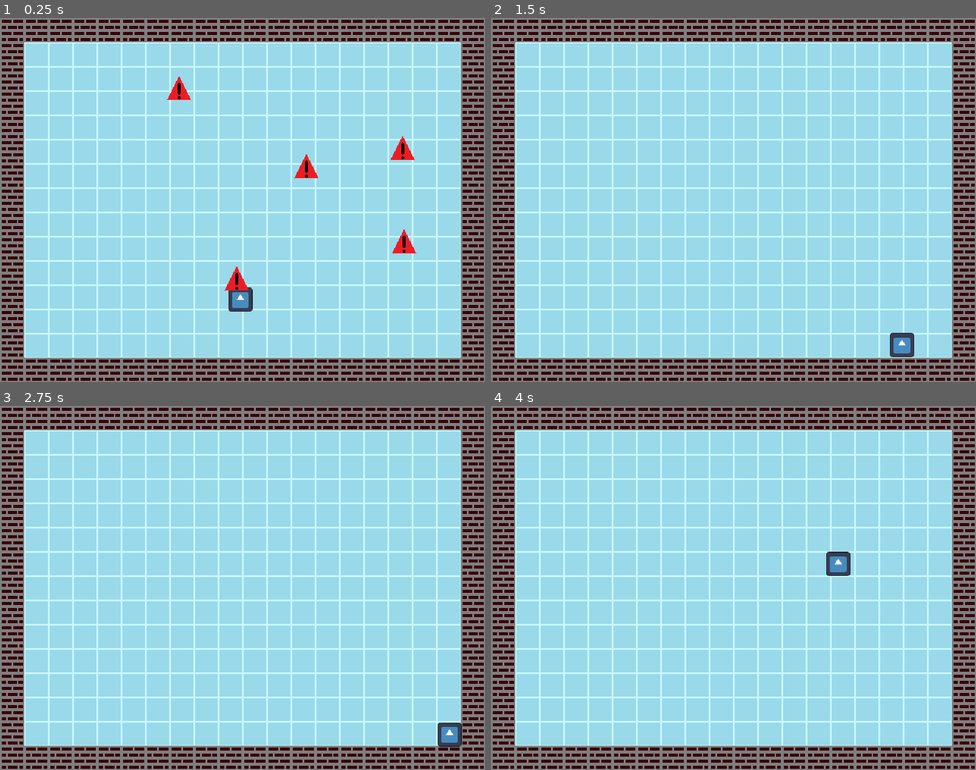
Above: before the commit, frames 1-4 (two rows, left to right).
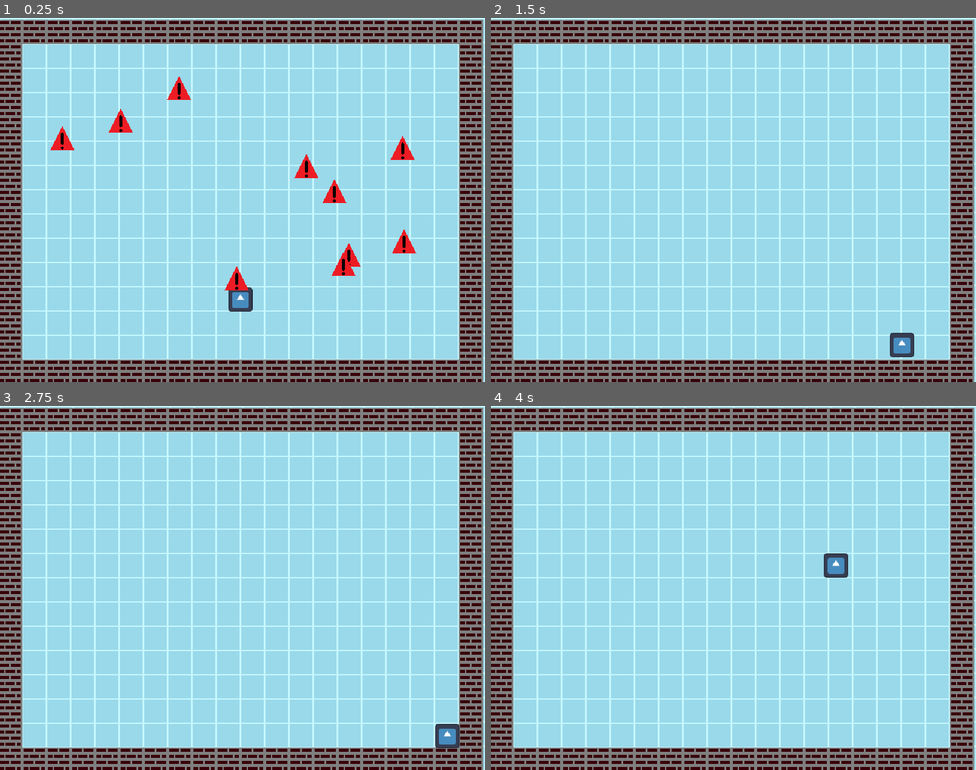
Above: after the commit, the same moments.

Repository: wispykey/UBCGD-Team-14
Game: Godot game, scene res://Prototyping/Example/ExampleLevel.tscn
The game is run twice, just before and just after one commit, with the same random seed, the same clock (stepped at 60 frames per second) and the same inputs. This scene is started directly instead of the project's main scene. The engine's default icon, where the game draws it, is replaced by a stand-in: a white triangle on a blue panel in a dark square. Sound files missing from this copy of the repository are replaced by a short silence.
Inputs:
- Up to frame 1 (0.25 s): no input
- Up to frame 2 (1.5 s): tap Enter at 0.5 s; hold D (move_right) 0.53-1.28 s; hold S (move_down) from 1.28 s (still down)
- Up to frame 3 (2.75 s): tap Space at 2 s; release S (move_down) at 2.03 s; hold D (move_right) from 2.03 s (still down)
- Up to frame 4 (4 s): tap Enter at 2.75 s; release D (move_right) at 2.78 s; hold W (move_up) 2.78-3.53 s; hold A (move_left) from 3.53 s (still down)

The runs differ from the first frame. In frame 1, 31% of the frame differs, in the area x 0-100%, y 0-100%; in frame 2, 30%; in frame 3, 30%; in frame 4, 30%.

Commit message:
Test commit

Diff:
--- a/Globals/conductor.gd
+++ b/Globals/conductor.gd
@@ -61,7 +61,7 @@
 	music.stop()
 	num_beats_passed = 0.0
 	# Quarter notes only, for now.
-	signal_step_interval = QUARTER_NOTE
+	signal_step_interval = 1
 
 	# Attempt to retrieve song
 	if !songs.has(name):
--- a/Player/player.gd
+++ b/Player/player.gd
@@ -1,5 +1,7 @@
 extends CharacterBody2D
 
+@onready
+var tileMap = get_node("../Background")
 
 const SPEED = 300.0
 const JUMP_VELOCITY = -400.0
--- a/Prototyping/Example/ExampleLevel.tscn
+++ b/Prototyping/Example/ExampleLevel.tscn
@@ -12,6 +12,7 @@
 tile_set = ExtResource("2_rnxdf")
 
 [node name="Walls" type="TileMapLayer" parent="."]
+position = Vector2(-3, 2)
 tile_map_data = PackedByteArray("AAAAAAAAAgABAAAAAAAAAAEAAgABAAAAAAAAAAIAAgABAAAAAAAAAAMAAgABAAAAAAAAAAQAAgABAAAAAAAAAA …(4720 unchanged characters)…
 tile_set = ExtResource("2_rnxdf")
 
--- a/Prototyping/Example/example_level.gd
+++ b/Prototyping/Example/example_level.gd
@@ -34,10 +34,19 @@
 	var danger_sign = load("res://Prototyping/Example/DangerSign.tscn")
 	# Then, instantiate it
 	var danger_sign_instance = danger_sign.instantiate()
+	var danger_sign_instance2 = danger_sign.instantiate()
 	# Set whatever parameters you need to
-	danger_sign_instance.position = get_random_position()
+	var position1 = get_random_position()
+	var position2 = get_random_position()
+
+	while position1 == position2:
+		position2 = get_random_position()
+
+	danger_sign_instance.position = position1
+	danger_sign_instance2.position = position2
 	# You must add it to the scene tree as well (in this case, a child of ExampleLevel)
 	add_child(danger_sign_instance)
+	add_child(danger_sign_instance2)
 
 
 func get_random_position() -> Vector2:
